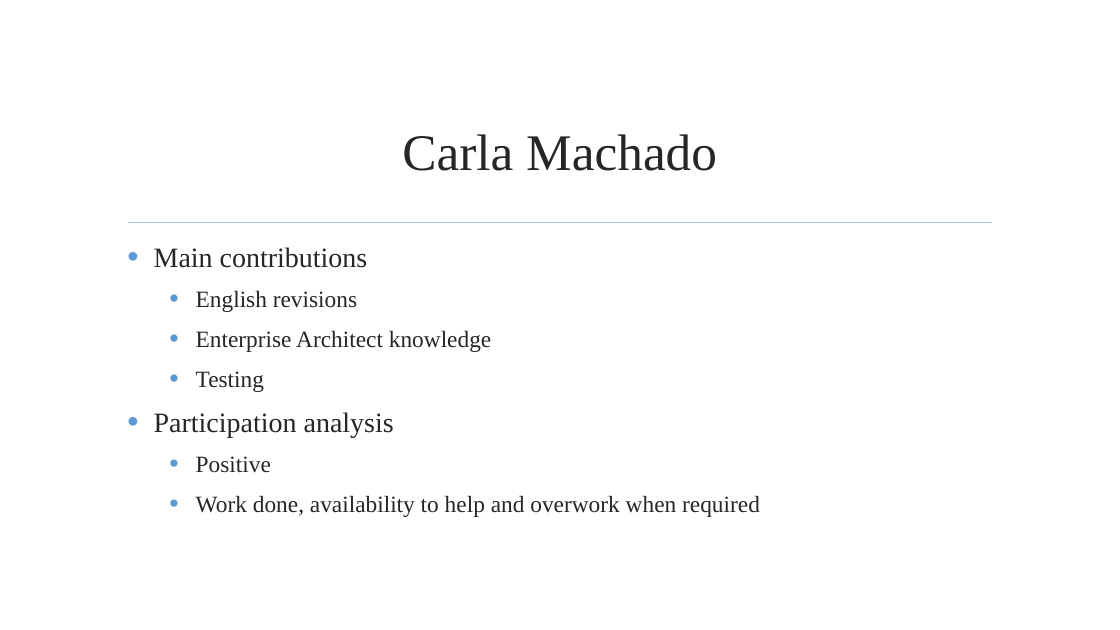
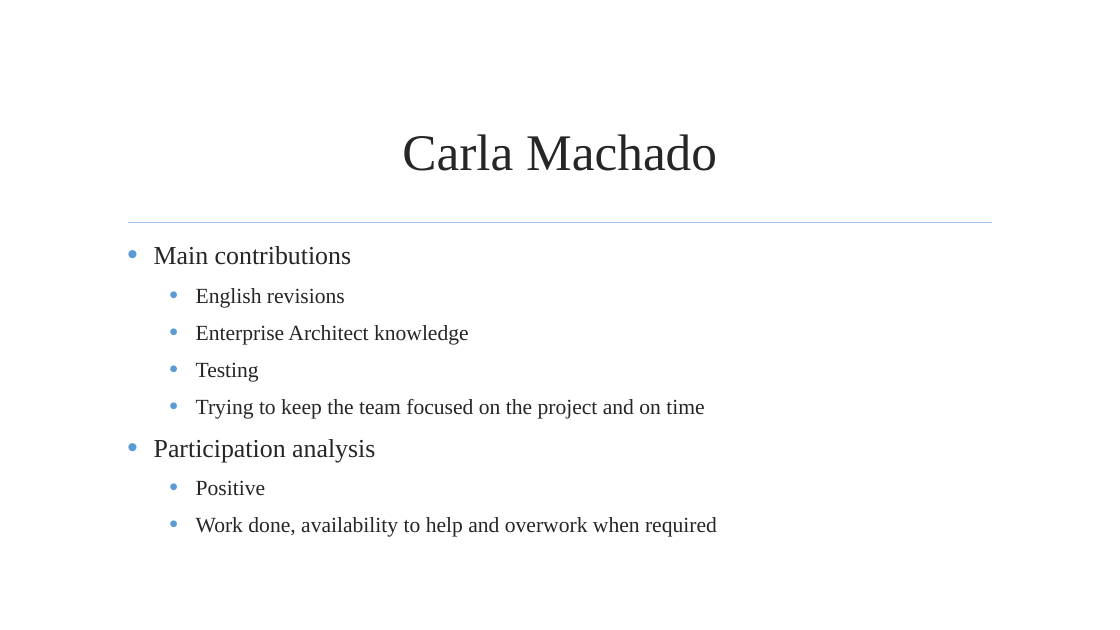
Before and after one commit to jmgirao/projetosoftware1213, a slide deck: slide 55 of Final Presentation/Presentation.pptx. Drawn at 1120x630 pixels with LibreOffice and Linux fonts; fonts in the diff are those of the drawing; background and template pictures are left out. Boxes give left, top, right and bottom in pixels: in the first picture for what was removed or moved away, otherwise in the second. Text is boxed around its words. In the diff, an @@ line names an element or a change of style, - is before the commit and + after.

```diff
--- a/Final Presentation/Presentation.pptx
+++ b/Final Presentation/Presentation.pptx
@@ text at (154,246,717,537): size 24 to 22.2 pt in "Main contributions", "Participation analysis"; size 20 to 18.5 pt in "English revisions", "Enterprise Architect knowledge", "Testing", "Positive" and 1 more places @@
@@ text at (196,399,704,419): paragraph added @@
+  • Trying to keep the team focused on the project and on time
```
Also in this commit, not shown: 14 other slides changed.
